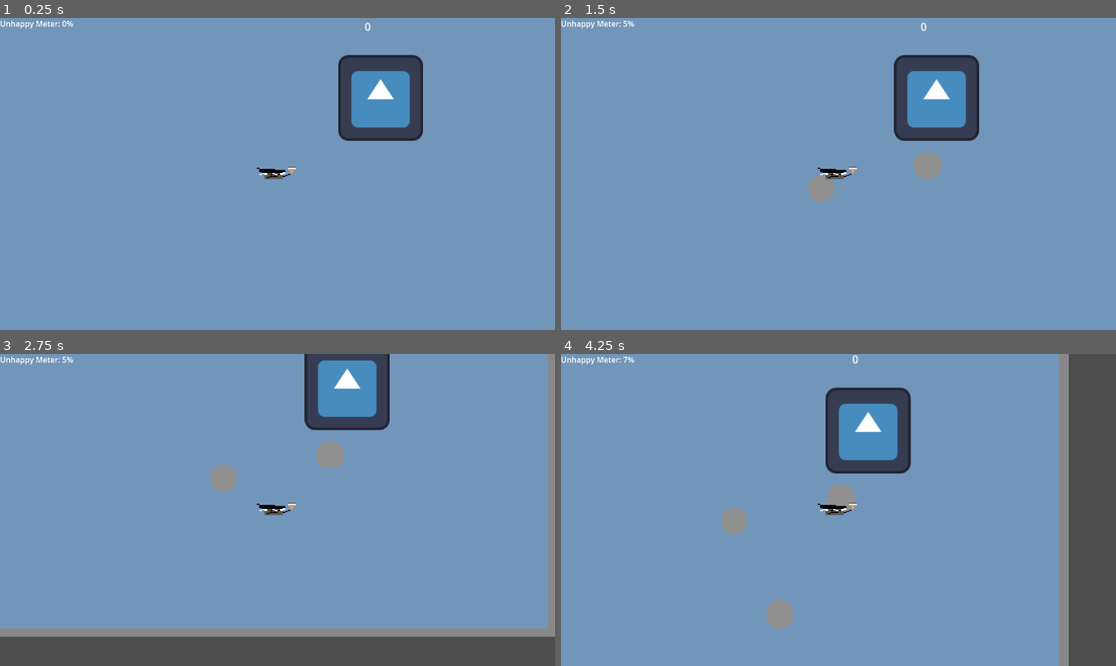
Above: before the commit, frames 1-4 (two rows, left to right).
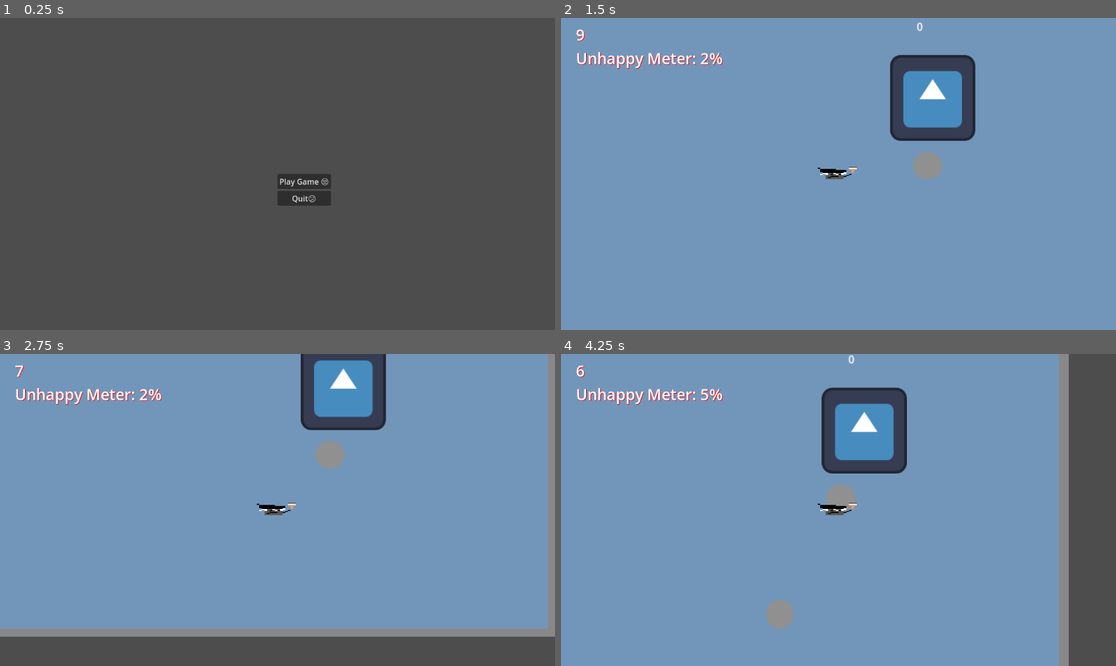
Above: after the commit, the same moments.

Repository: DlonRash/the-gloomy-artist
Game: Godot game, scene res://Scenes/main_menu.tscn
Two runs of this game, one before a commit and one after it. Both use one fixed random seed, a clock stepped at 60 frames per second and the inputs below. Before the commit the project starts from res://Scenes/MallScene.tscn. The engine's default icon, where the game draws it, is replaced by a stand-in: a white triangle on a blue panel in a dark square.
Inputs (mouse positions are in pixels of both pictures, inside the frame that each line leads up to):
- Up to frame 1 (0.25 s): no input
- Up to frame 2 (1.5 s): click (866, 180) at 0.5 s, where only the run after the commit has a clickable "Play Game 😒"; move the mouse to (960, 158) at 1.27 s; hold D (direction_Right) from 1.28 s (still down); click (960, 158) at 1.42 s
- Up to frame 3 (2.75 s): move the mouse to (166, 525) at 2.02 s; release D (direction_Right) at 2.03 s; hold S (direction_Down) from 2.03 s (still down)
- Up to frame 4 (4.25 s): move the mouse to (894, 441) at 2.77 s; release S (direction_Down) at 2.78 s; hold D (direction_Right) 2.78-3.53 s; move the mouse to (810, 572) at 3.52 s; hold W (direction_Up) from 3.53 s (still down); click (810, 572) at 3.67 s

The runs differ from the first frame. In frame 1, 98% of the frame differs, in the area x 0-100%, y 0-100%; in frame 2, 2.1%; in frame 3, 1.9%; in frame 4, 2.2%.

Commit message:
Add main menu and refactor game manager
Add a new main menu scene (Scenes/main_menu.tscn) and controller (Scripts/main_menu.gd), and set it as the project's main scene. Rename Scenes/PaintPosConventer.gd to Scripts/GameManager.gd and update it to manage a Level_Timer and Level_Time_Label (start timer and update UI). Move clean_timer.gd into Scripts and update MallScene.tscn to reference the relocated scripts, add Level_Timer and reorganize CanvasLayer/VBoxContainer for score/time labels. Update scene resource UIDs and load steps accordingly.

Diff:
--- a/Scenes/MallScene.tscn
+++ b/Scenes/MallScene.tscn
@@ -1,13 +1,13 @@
-[gd_scene load_steps=11 format=3 uid="uid://i47rsvd7oiar"]
+[gd_scene load_steps=13 format=3 uid="uid://i47rsvd7oiar"]
 
 [ext_resource type="Script" uid="uid://wirpn7imrbdx" path="res://Scripts/score_label.gd" id="1_q1whg"]
 [ext_resource type="Texture2D" uid="uid://deqtrf0e20ogq" path="res://Assets/Sprites/Mall.png" id="2_02ptt"]
 [ext_resource type="Shader" uid="uid://dfthepqndvcll" path="res://Assets/Materials/SadJuices.gdshader" id="2_pwjc4"]
-[ext_resource type="Script" uid="uid://6xa2unkk6dvd" path="res://Scenes/PaintPosConventer.gd" id="3_e7274"]
+[ext_resource type="Script" uid="uid://6xa2unkk6dvd" path="res://Scripts/GameManager.gd" id="3_e7274"]
 [ext_resource type="PackedScene" uid="uid://cfkuy76dpih7p" path="res://Scenes/playerScene.tscn" id="4_77qla"]
 [ext_resource type="Script" uid="uid://drxjg2atoes7a" path="res://Scripts/paint_canvas.gd" id="5_e7274"]
 [ext_resource type="PackedScene" uid="uid://d0sr245h8un" path="res://Scenes/Jaintor.tscn" id="5_pwjc4"]
-[ext_resource type="Script" uid="uid://ce88bkus5af6e" path="res://Scenes/clean_timer.gd" id="7_uoo1u"]
+[ext_resource type="Script" uid="uid://ce88bkus5af6e" path="res://Scripts/clean_timer.gd" id="7_uoo1u"]
 
 [sub_resource type="ViewportTexture" id="ViewportTexture_77qla"]
 viewport_path = NodePath("Mall_Floor/SubViewportContainer/SubViewport")
@@ -17,14 +17,15 @@
 shader = ExtResource("2_pwjc4")
 shader_parameter/mask_texture = SubResource("ViewportTexture_77qla")
 
+[sub_resource type="LabelSettings" id="LabelSettings_uoo1u"]
+font_size = 32
+shadow_color = Color(1, 0, 0, 1)
+
+[sub_resource type="LabelSettings" id="LabelSettings_wuan6"]
+font_size = 32
+shadow_color = Color(1, 0, 0, 1)
+
 [node name="Mall" type="Node2D"]
-
-[node name="CanvasLayer" type="CanvasLayer" parent="."]
-
-[node name="ScoreLabel" type="Label" parent="CanvasLayer"]
-offset_right = 40.0
-offset_bottom = 23.0
-script = ExtResource("1_q1whg")
 
 [node name="Mall_Floor" type="Sprite2D" parent="." node_paths=PackedStringArray("paint_canvas")]
 material = SubResource("ShaderMaterial_e7274")
@@ -69,4 +70,28 @@
 [node name="Player" parent="." instance=ExtResource("4_77qla")]
 position = Vector2(31, 0)
 
+[node name="Level_Timer" type="Timer" parent="."]
+wait_time = 10.0
+one_shot = true
+
+[node name="CanvasLayer" type="CanvasLayer" parent="."]
+
+[node name="VBoxContainer" type="VBoxContainer" parent="CanvasLayer"]
+offset_left = 31.0
+offset_top = 12.0
+offset_right = 121.0
+offset_bottom = 106.0
+
+[node name="Level_Time_Lable" type="Label" parent="CanvasLayer/VBoxContainer"]
+texture_filter = 2
+layout_mode = 2
+text = "Timer"
+label_settings = SubResource("LabelSettings_uoo1u")
+
+[node name="ScoreLabel" type="Label" parent="CanvasLayer/VBoxContainer"]
+layout_mode = 2
+text = "Score"
+label_settings = SubResource("LabelSettings_wuan6")
+script = ExtResource("1_q1whg")
+
 [connection signal="timeout" from="jaintor/Clean_Label2/Clean_Timer" to="Mall_Floor" method="_on_clean_timer_timeout"]
--- /dev/null
+++ b/Scenes/main_menu.tscn
@@ -0,0 +1,30 @@
+[gd_scene load_steps=2 format=3 uid="uid://dr7oy8ilqd712"]
+
+[ext_resource type="Script" uid="uid://x8brrbyo0g0j" path="res://Scripts/main_menu.gd" id="1_28flt"]
+
+[node name="MainMenu" type="Control"]
+layout_mode = 3
+anchors_preset = 8
+anchor_left = 0.5
+anchor_top = 0.5
+anchor_right = 0.5
+anchor_bottom = 0.5
+grow_horizontal = 2
+grow_vertical = 2
+script = ExtResource("1_28flt")
+
+[node name="VBoxContainer" type="VBoxContainer" parent="."]
+layout_mode = 0
+offset_right = 40.0
+offset_bottom = 40.0
+
+[node name="PlayButton" type="Button" parent="VBoxContainer"]
+layout_mode = 2
+text = "Play Game 😒"
+
+[node name="QuitButton" type="Button" parent="VBoxContainer"]
+layout_mode = 2
+text = "Quit😕"
+
+[connection signal="pressed" from="VBoxContainer/PlayButton" to="." method="_on_play_button_pressed"]
+[connection signal="pressed" from="VBoxContainer/QuitButton" to="." method="_on_quit_button_pressed"]
--- a/Scenes/PaintPosConventer.gd
+++ b/Scripts/GameManager.gd
@@ -1,12 +1,19 @@
 extends Sprite2D
 @export var paint_canvas : Node2D
+
 @onready var clean_timer: Timer = $"../jaintor/Clean_Label2/Clean_Timer"
 @onready var clean_label: Label = $"../jaintor/Clean_Label2"
+
+@onready var level_timer: Timer = $"../Level_Timer"
+@onready var level_time_lable: Label = $"../CanvasLayer/VBoxContainer/Level_Time_Lable"
+
 
 var Start_Button = false
 var currently_cleaning = false
 
 func _ready():
+	level_timer.start()
+	level_time_lable.text = str(int(level_timer.time_left))
 
 	# trying to register the background globally so it can be found. BLEHHHH
 	# adding this to try aand keep the game from booting up to get reference to viewport.
@@ -45,6 +52,8 @@
 
 
 func _process(delta):
+	level_time_lable.text = str(int(level_timer.time_left))
+
 	if not clean_timer.is_stopped():
 		clean_label.text = str(int(clean_timer.time_left))
 	else:
--- /dev/null
+++ b/Scripts/main_menu.gd
@@ -0,0 +1,7 @@
+extends Control
+
+func _on_play_button_pressed() -> void:
+	get_tree().change_scene_to_file("res://Scenes/MallScene.tscn")
+
+func _on_quit_button_pressed() -> void:
+	get_tree().quit()
--- a/project.godot
+++ b/project.godot
@@ -11,7 +11,7 @@
 [application]
 
 config/name="GameJam 5 - The painting chud"
-run/main_scene="uid://i47rsvd7oiar"
+run/main_scene="uid://dr7oy8ilqd712"
 config/features=PackedStringArray("4.4", "Forward Plus")
 config/icon="res://Assets/icon.svg"
 
Renamed: Scenes/PaintPosConventer.gd.uid -> Scripts/GameManager.gd.uid
Renamed: Scenes/clean_timer.gd -> Scripts/clean_timer.gd
Renamed: Scenes/clean_timer.gd.uid -> Scripts/clean_timer.gd.uid
Not shown, added: Scripts/main_menu.gd.uid
